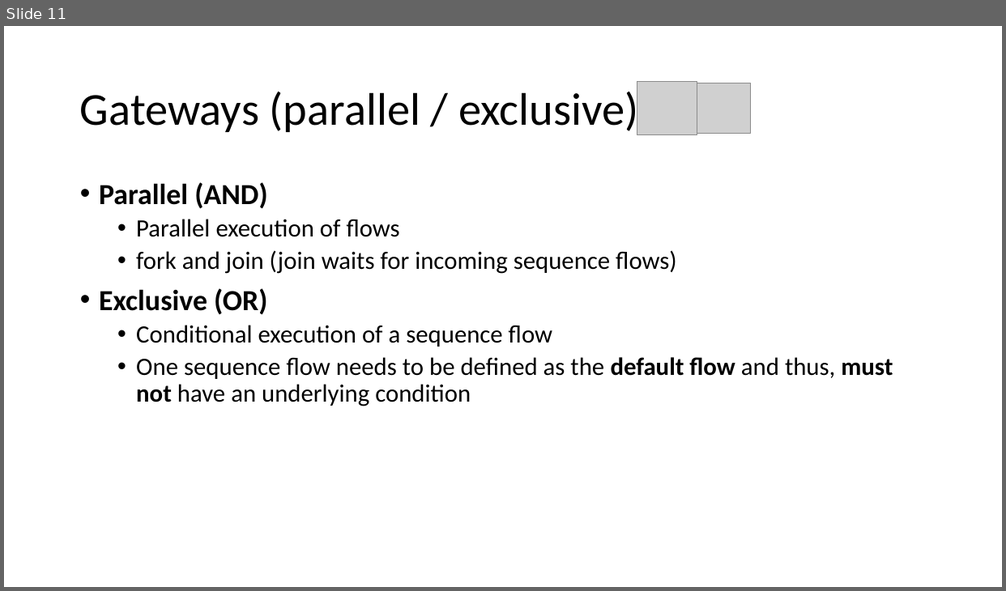
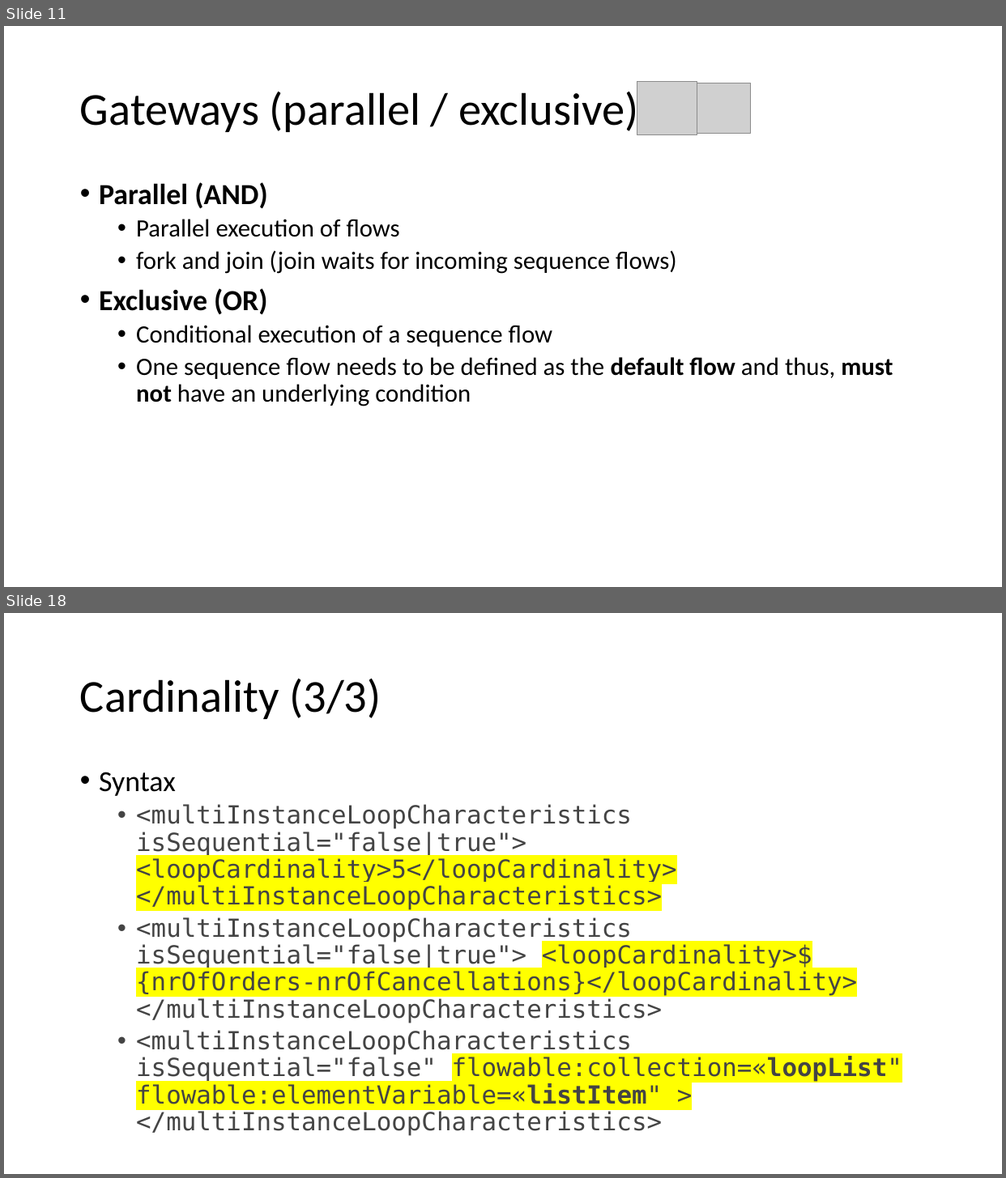
Before and after one commit to nkilchenmann/niks-flowable-demo, a slide deck: flowable-demo/src/main/resources/devsupport/Flowable_Demo.pptx. Shown one above the other, each under a label of ours: slide 11 before the commit, slides 11 and 18 after it; the slides between them are not shown. The pictures are 1006x591 and 1006x1178 pixels, drawn with LibreOffice and Linux fonts; fonts in the diff are those of the drawing; grey boxes stand for pictures. Boxes give left, top, right and bottom in pixels: in the first picture for what was removed or moved away, otherwise in the second. Text is boxed around its words. In the diff, an @@ line names an element or a change of style, - is before the commit and + after.

```diff
--- a/flowable-demo/src/main/resources/devsupport/Flowable_Demo.pptx
+++ b/flowable-demo/src/main/resources/devsupport/Flowable_Demo.pptx
@@ slide 18 added at (4, 613, 1002, 1174), background #FFFFFF @@
@@ title added at (80, 679, 381, 719), 44 pt, text #000000 @@
+Cardinality (3/3)
@@ text added at (99, 772, 902, 1136), 24 pt, text #444444 @@
+• Syntax
+  • <multiInstanceLoopCharacteristics isSequential="false|true"> <loopCardinality>5</loopCardinality> </multiInstanceLoopCharacteristics>
+  • <multiInstanceLoopCharacteristics isSequential="false|true"> <loopCardinality>${nrOfOrders-nrOfCancellations}</loopCardinality> </multiInstanceLoopCharacteristics>
+  • <multiInstanceLoopCharacteristics isSequential="false" flowable:collection=«loopList" flowable:elementVariable=«listItem" > </multiInstanceLoopCharacteristics>
```
Also in this commit, not shown: 4 slides changed, 5 other slides added.
